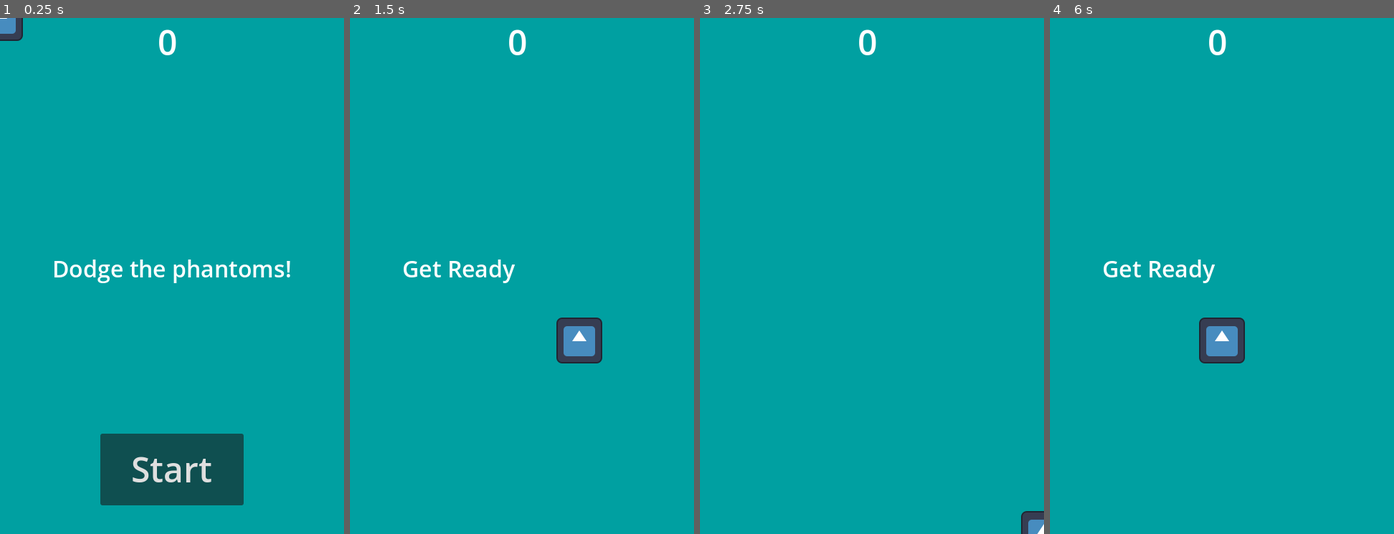
Above: before the commit, frames 1-4 (left to right).
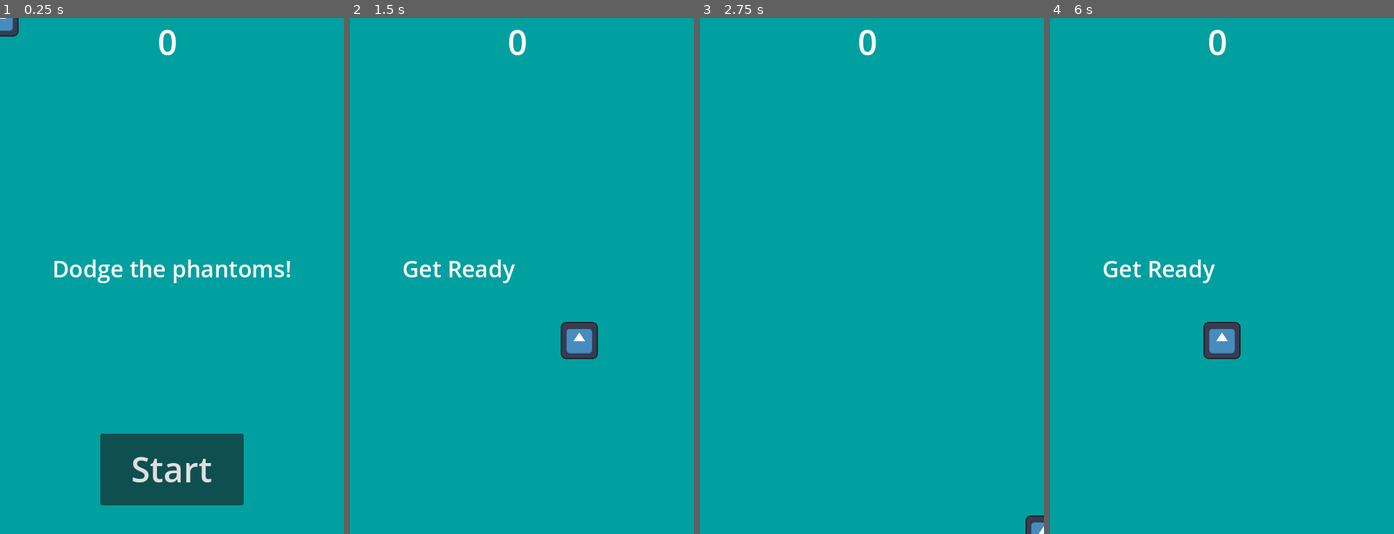
Above: after the commit, the same moments.

Repository: zacharyh9108/Dodgeball
Game: Godot game, scene res://main.tscn
Same seed, same stepped clock (60 frames per second), same inputs: the game is played once before the commit and once after it. The engine's default icon, where the game draws it, is replaced by a stand-in: a white triangle on a blue panel in a dark square.
Inputs:
- Up to frame 1 (0.25 s): no input
- Up to frame 2 (1.5 s): click "Start" at 0.5 s; tap Enter (start_game) at 1.25 s; hold D (move_right) from 1.28 s (still down); hold Enter (start_game) from 1.28 s (still down)
- Up to frame 3 (2.75 s): release D (move_right) at 2.03 s; release Enter (start_game) at 2.03 s; hold S (move_down) from 2.03 s (still down); tap Enter (start_game) at 2.1 s
- Up to frame 4 (6 s): release S (move_down) at 2.78 s; hold D (move_right) 2.78-3.53 s; hold Enter (start_game) 2.78-3.53 s; hold W (move_up) 3.53-4.28 s; tap Enter (start_game) at 3.6, 5.1 s; hold Enter (start_game) 4.28-5.03 s; hold A (move_left) 4.28-5.75 s; click "Start" at 5.75 s

The runs differ from the first frame. In frame 1, 0.2% of the frame differs, in the area x 0-7%, y 0-5%; in frame 2, 0.7%, in the area x 60-74%, y 58-67%; in frame 3, 0.2%; in frame 4, 0.7%.

Commit message:
Add files via upload
Fully implemented sound to the game, and adjusted the Player size to make the game easier

Diff:
--- a/main.gd
+++ b/main.gd
@@ -26,6 +26,7 @@
 	$HUD.update_score(score)
 	$HUD.show_message("Get Ready")
 	get_tree().call_group("mobs", "queue_free")
+	$DeathSound.stop()
 	$Music.play()
 
 func _on_mob_timer_timeout():
--- a/main.tscn
+++ b/main.tscn
@@ -1,9 +1,11 @@
-[gd_scene load_steps=6 format=3 uid="uid://75dmqu0nkfa4"]
+[gd_scene load_steps=8 format=3 uid="uid://75dmqu0nkfa4"]
 
 [ext_resource type="Script" path="res://main.gd" id="1_4lnlv"]
 [ext_resource type="PackedScene" uid="uid://c6o2mpqmra1io" path="res://mob.tscn" id="2_cxehb"]
 [ext_resource type="PackedScene" uid="uid://dia3n6df8bj4n" path="res://player.tscn" id="3_cf7ta"]
 [ext_resource type="PackedScene" uid="uid://0p6m86cq8vya" path="res://hud.tscn" id="4_mrcpv"]
+[ext_resource type="AudioStream" uid="uid://r4s8qdcc2osn" path="res://Music.mp3" id="5_c500y"]
+[ext_resource type="AudioStream" uid="uid://d2l6h2scax0ll" path="res://Death.mp3" id="6_yr3aq"]
 
 [sub_resource type="Curve2D" id="Curve2D_3jpc1"]
 _data = {
@@ -45,8 +47,10 @@
 [node name="HUD" parent="." instance=ExtResource("4_mrcpv")]
 
 [node name="Music" type="AudioStreamPlayer" parent="."]
+stream = ExtResource("5_c500y")
 
 [node name="DeathSound" type="AudioStreamPlayer" parent="."]
+stream = ExtResource("6_yr3aq")
 
 [connection signal="timeout" from="MobTimer" to="." method="_on_mob_timer_timeout"]
 [connection signal="timeout" from="ScoreTimer" to="." method="_on_score_timer_timeout"]
--- a/player.tscn
+++ b/player.tscn
@@ -15,13 +15,13 @@
 }]
 
 [sub_resource type="RectangleShape2D" id="RectangleShape2D_vj6u7"]
-size = Vector2(62, 62)
+size = Vector2(52, 52)
 
 [node name="Player" type="Area2D"]
 script = ExtResource("1_m7iat")
 
 [node name="AnimatedSprite2D" type="AnimatedSprite2D" parent="."]
-scale = Vector2(0.5, 0.5)
+scale = Vector2(0.4, 0.4)
 sprite_frames = SubResource("SpriteFrames_y8l6h")
 metadata/_edit_group_ = true
 
Not shown, added: Death.mp3.import
Not shown, added: Music.mp3.import
Not shown, added: Death.mp3
Not shown, added: Music.mp3
